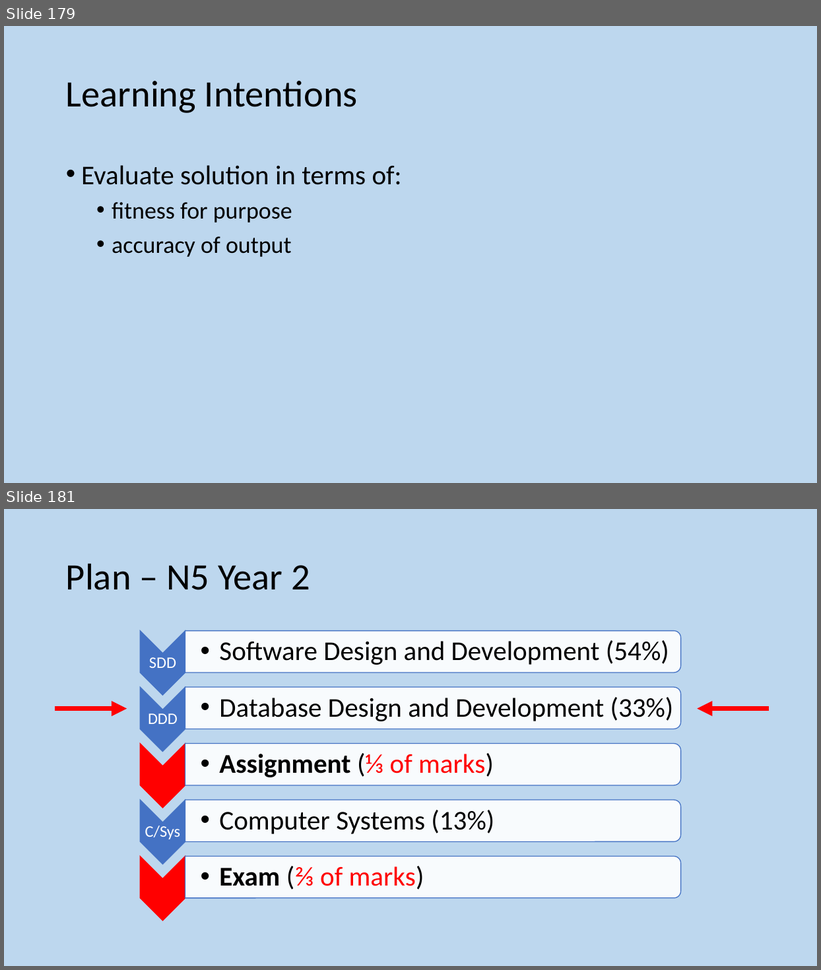
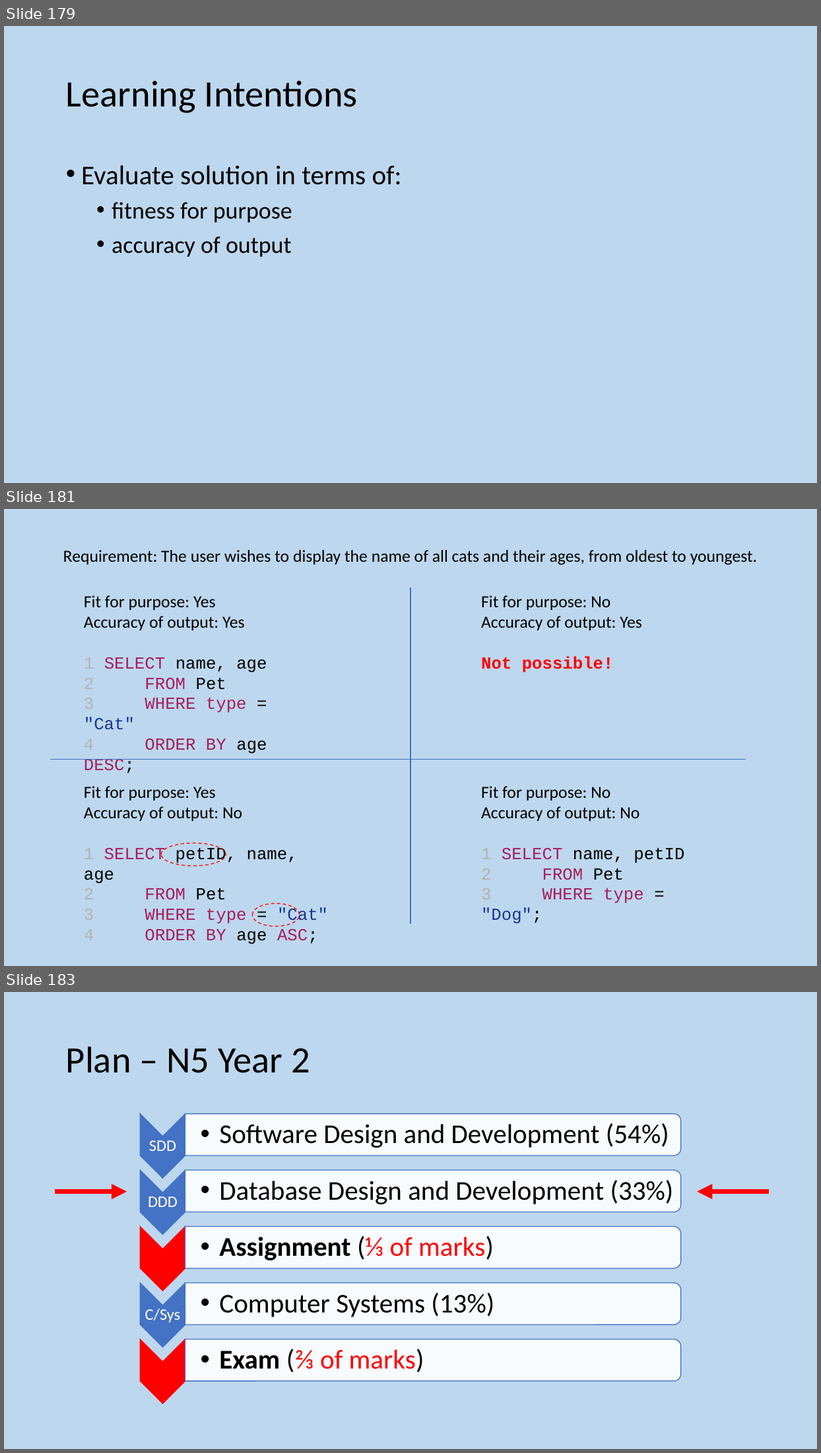
Before and after one commit to MrFriendCS/MrFriendCS.github.io, a slide deck: n5/ddd/N5 CS DDD Slides.pptx. Shown one above the other, each under a label of ours: slides 179 and 181 before the commit, slides 179, 181 and 183 after it; the slides between them are not shown. The pictures are 821x970 and 821x1453 pixels, drawn with LibreOffice and Linux fonts; fonts in the diff are those of the drawing. Boxes give left, top, right and bottom in pixels: in the first picture for what was removed or moved away, otherwise in the second. Text is boxed around its words. In the diff, an @@ line names an element or a change of style, - is before the commit and + after.

```diff
--- a/n5/ddd/N5 CS DDD Slides.pptx
+++ b/n5/ddd/N5 CS DDD Slides.pptx
@@ slide 181 added at box(4, 509, 817, 966), background #BDD7EE @@
@@ text added at box(63, 550, 757, 565), 20 pt, text #000000 @@
+Requirement: The user wishes to display the name of all cats and their ages, from oldest to youngest.
@@ line added from (411, 588) to (411, 923), #4472C4 1 pt @@
@@ text added at box(84, 595, 267, 774), 20 pt, text #000000 @@
+Fit for purpose: Yes
+Accuracy of output: Yes
+1 SELECT name, age
+2 FROM Pet
+3 WHERE type = "Cat"
+4 ORDER BY age DESC;
@@ text added at box(481, 595, 642, 673), 20 pt, text #000000 @@
+Fit for purpose: No
+Accuracy of output: Yes
+Not possible!
@@ line added from (746, 760) to (50, 760), #4472C4 1 pt @@
@@ text added at box(84, 786, 328, 945), 20 pt, text #000000 @@
+Fit for purpose: Yes
+Accuracy of output: No
+1 SELECT petID, name, age
+2 FROM Pet
+3 WHERE type = "Cat"
+4 ORDER BY age ASC;
@@ text added at box(481, 786, 684, 924), 20 pt, text #000000 @@
+Fit for purpose: No
+Accuracy of output: No
+1 SELECT name, petID
+2 FROM Pet
+3 WHERE type = "Dog";
@@ ellipse added at box(161, 843, 226, 866), outline #FF0000 1 pt dashed @@
@@ ellipse added at box(252, 904, 299, 926), outline #FF0000 1 pt dashed @@
@@ what was slide 181 is now slide 183 @@
```
Also in this commit, not shown: 1 slide changed, 1 other slide added, 12 other files.
